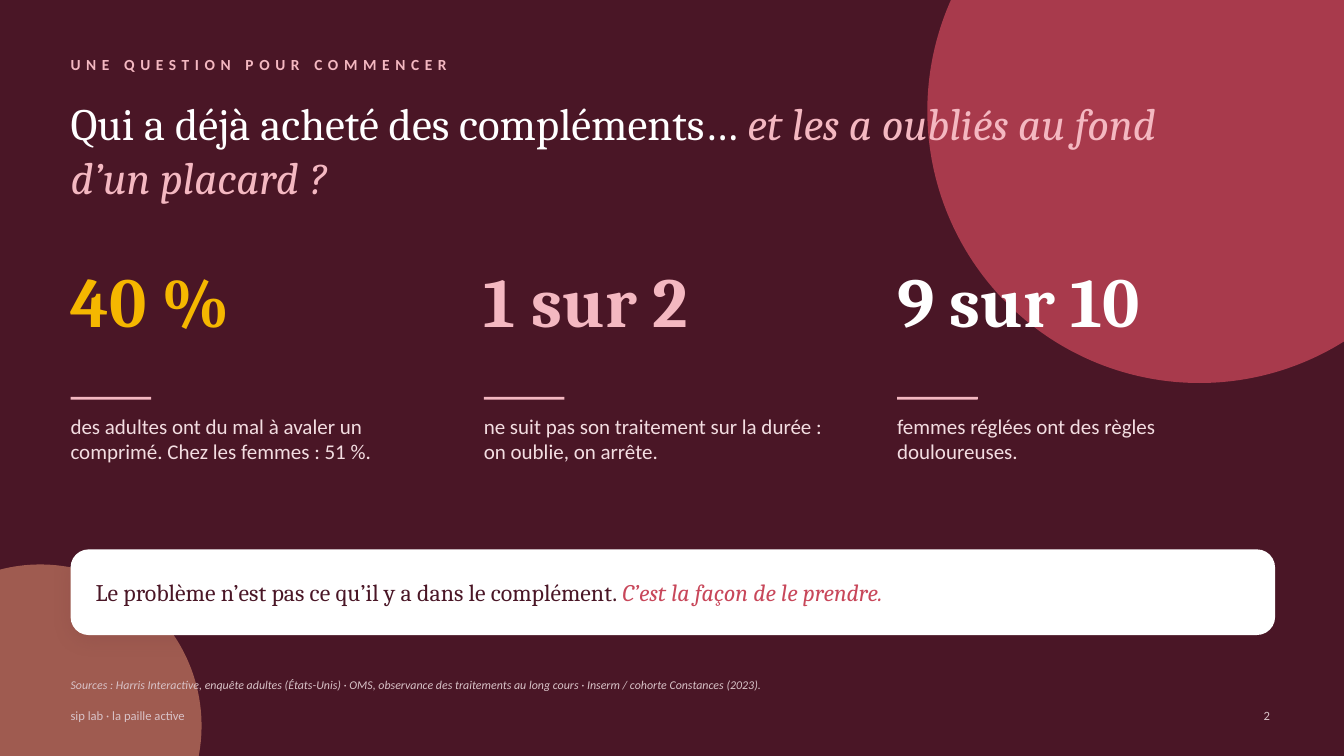
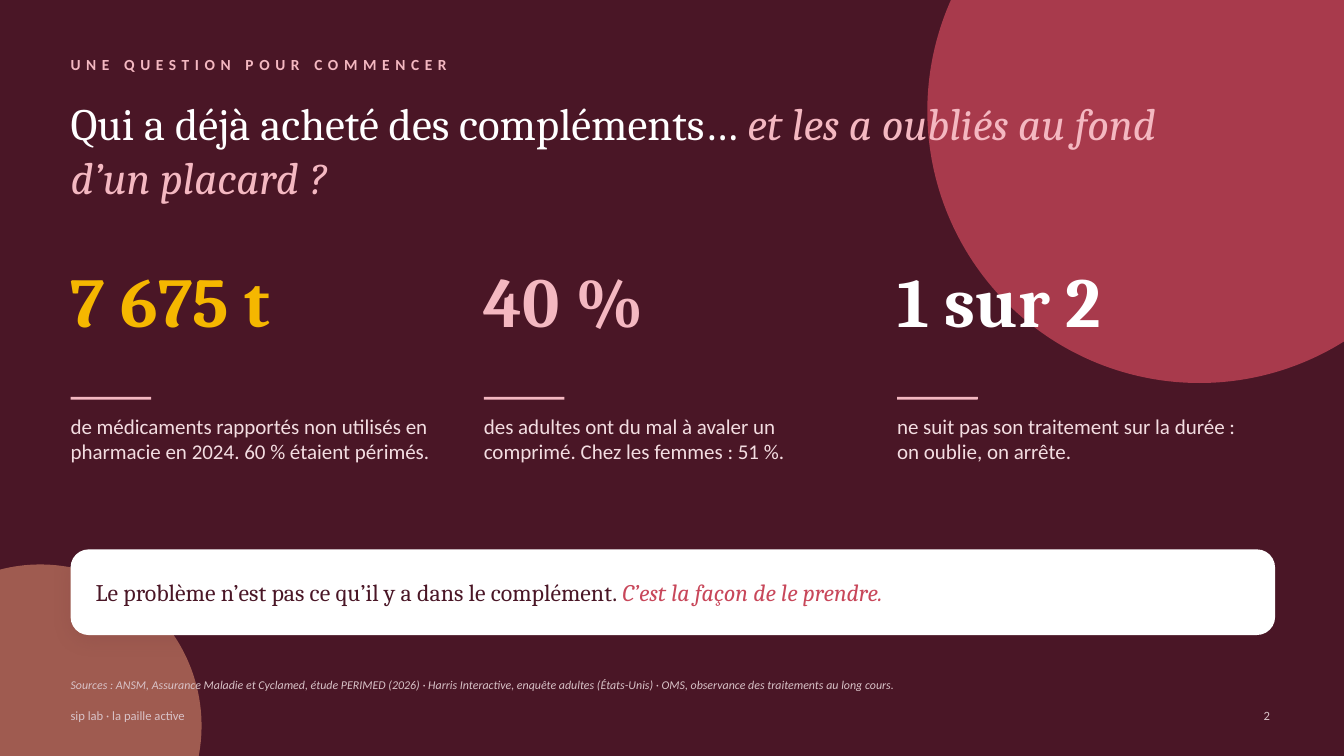
Before and after one commit to nisrine-max/mon-sitee, a slide deck: slide 2 of Dossier_sip_lab/10_Pitchs_et_presentations/Pitch_PEPITE_sip_lab.pptx. Drawn at 1344x756 pixels with LibreOffice and Linux fonts; fonts in the diff are those of the drawing. Boxes give left, top, right and bottom in pixels: in the first picture for what was removed or moved away, otherwise in the second. Text is boxed around its words. In the diff, an @@ line names an element or a change of style, - is before the commit and + after.

```diff
--- a/Dossier_sip_lab/10_Pitchs_et_presentations/Pitch_PEPITE_sip_lab.pptx
+++ b/Dossier_sip_lab/10_Pitchs_et_presentations/Pitch_PEPITE_sip_lab.pptx
@@ text at bbox=[897, 263, 1100, 342]: text changed @@
-9 sur 10
+1 sur 2
@@ text at bbox=[71, 279, 271, 328]: text changed @@
-40 %
+7 675 t
@@ text at bbox=[484, 279, 560, 328]: text changed @@
-1 sur 2
+40 %
@@ text at bbox=[71, 419, 429, 463]: text changed @@
-des adultes ont du mal à avaler un comprimé. Chez les femmes : 51 %.
+de médicaments rapportés non utilisés en pharmacie en 2024. 60 % étaient périmés.
@@ text at bbox=[484, 419, 775, 463]: text changed @@
-ne suit pas son traitement sur la durée : on oublie, on arrête.
+des adultes ont du mal à avaler un comprimé. Chez les femmes : 51 %.
@@ text at bbox=[897, 419, 1225, 462]: text changed @@
-femmes réglées ont des règles douloureuses.
+ne suit pas son traitement sur la durée : on oublie, on arrête.
@@ text at bbox=[71, 679, 894, 693]: text changed @@
-Sources : Harris Interactive, enquête adultes (États-Unis) · OMS, observance des traitements au long cours · Inserm / cohorte Constances (2023).
+Sources : ANSM, Assurance Maladie et Cyclamed, étude PERIMED (2026) · Harris Interactive, enquête adultes (États-Unis) · OMS, observance des traitements au long cours.
```
Also in this commit, not shown: 1 other slide changed, 1 slide added, 1 slide removed, 1 other file.
